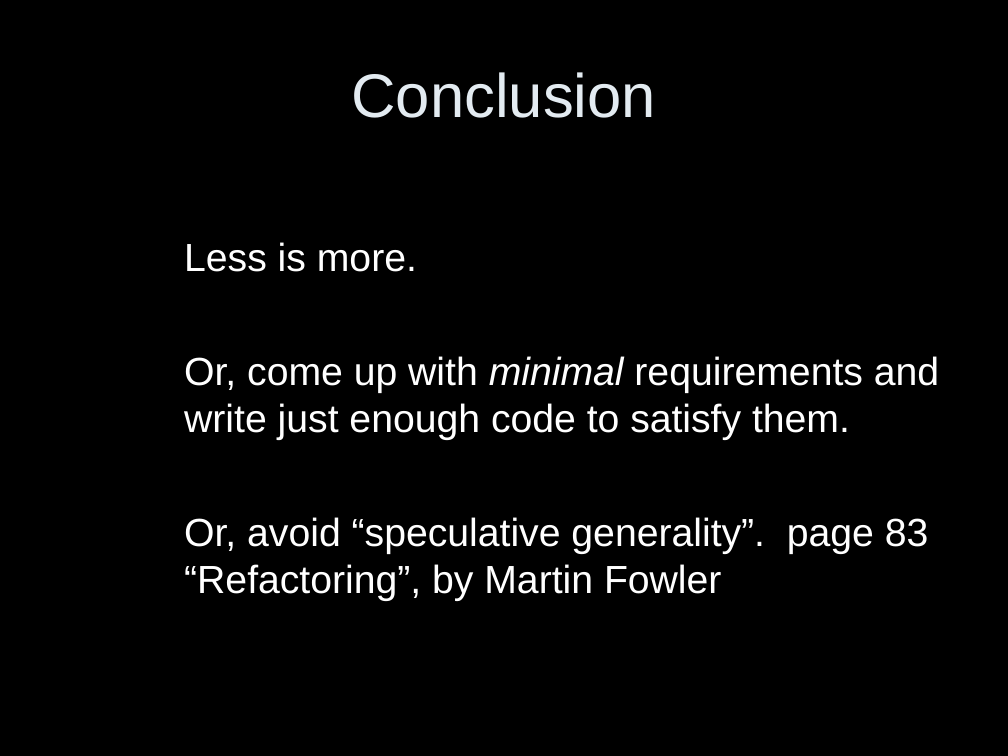
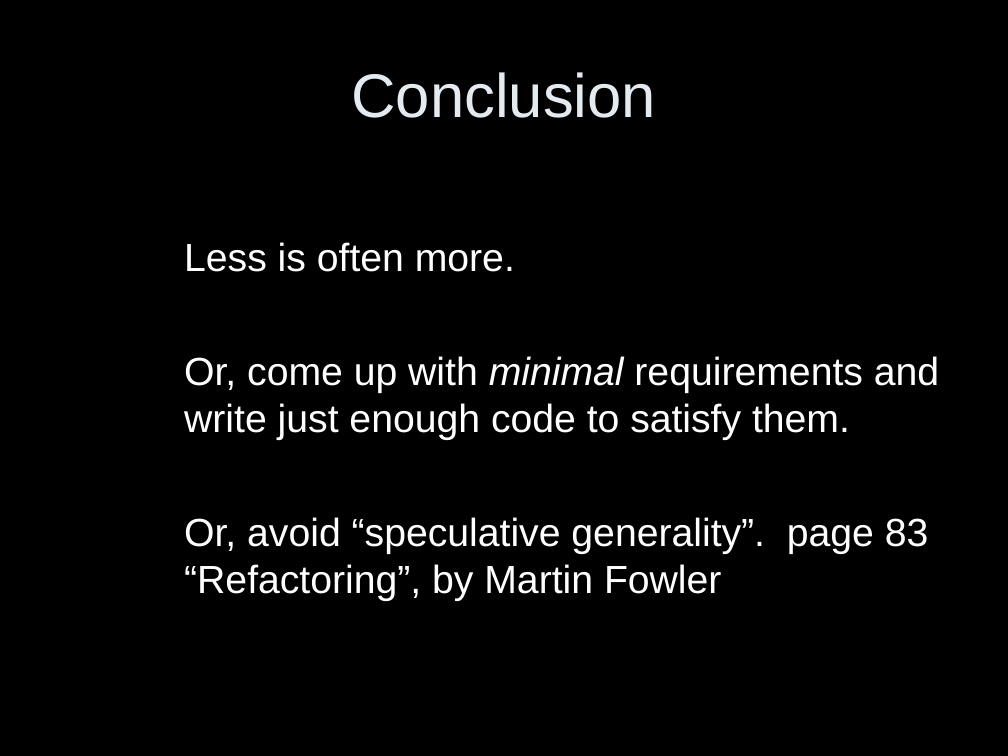
Before and after one commit to qos-ch/slf4j, a slide deck: slide 11 of slf4j-site/src/site/resources/slf4j-in-10-slides.ppt. Drawn at 1008x756 pixels with LibreOffice and Linux fonts; fonts in the diff are those of the drawing. Boxes give left, top, right and bottom in pixels: in the first picture for what was removed or moved away, otherwise in the second. Text is boxed around its words. In the diff, an @@ line names an element or a change of style, - is before the commit and + after.

```diff
--- a/slf4j-site/src/site/resources/slf4j-in-10-slides.ppt
+++ b/slf4j-site/src/site/resources/slf4j-in-10-slides.ppt
@@ text at box(184, 242, 515, 272): text changed @@
-Less is more.
+Less is often more.
```
Also in this commit, not shown: 3 other slides changed.
